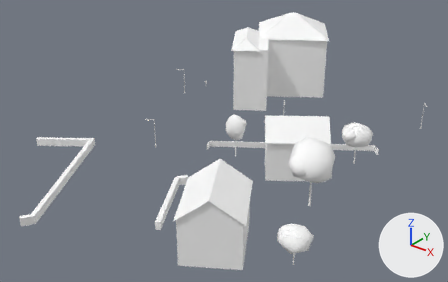
The glTF model cities/arlov-borggatan/pack/tiles/c0_2.glb, before and after one commit.
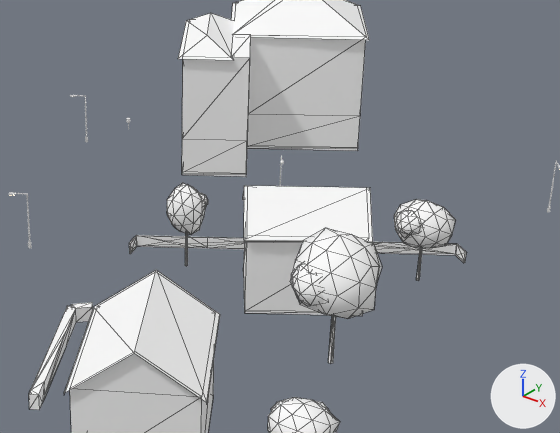
There are two pictures of each version: one whole from a 50 mm lens placed at (94.6, 64.2, 60.7), pointed at (29.5, 145.6, 10.3), one close up on the part from 31% to 95% of the width and 7% to 86% of the height. The lights are fixed; the arrows at lower right show +X, +Y and +Z. The last two pictures show the newer version. The close-ups show mesh edges as thin lines. Where no turn or scale is listed for an object, it has been applied to the vertices. Vertices at exactly the same position are counted once.

Objects in the first close-up: 'SM_Building_w208664708', 'SM_Building_w208664710', 'SM_Building_w208664712', 'SM_Trees_0_2', 'SM_Wall_Fence_0_2', 'SM_Wall_Hedge_0_2' and 1 more.
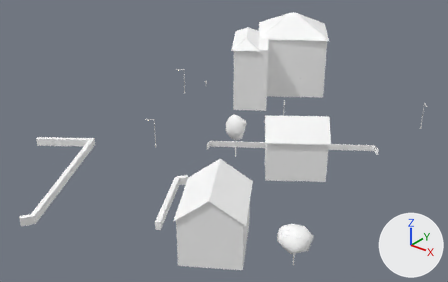
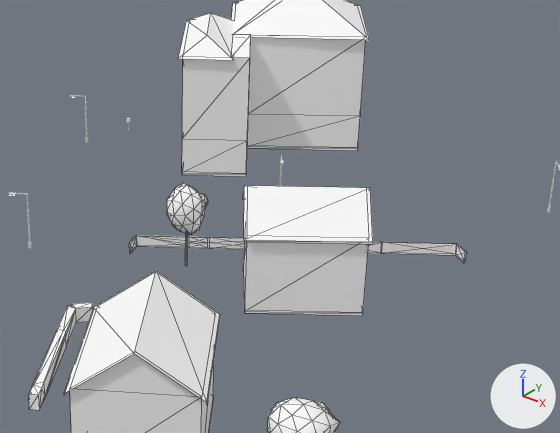
The newer file is also turned or shifted as a whole; pictures and numbers use the older file's frame.

The edits, one by one:
me_sm_trees_0_2 is used by ob_sm_trees_0_2; location (45.46, 141.17, 13.56).
me_sm_trees_0_2 had 552 vertices, 1008 faces and spanned x -15.2..15.2, y -18.8..18.8, z -5.9..5.9.
me_sm_trees_0_2 now has 276 vertices, 504 faces and spans x -15.2..15.2, y -18.8..6.4, z -5.6..2.8.
me_sm_trees_0_2 part 1: 8 loose pieces with 276 vertices, spanning x 2.5..10.0, y -6.2..18.8, z -5.9..5.9, are deleted.
me_sm_wall_fence_0_2 is used by ob_sm_wall_fence_0_2; location (39.08, 154.27, 8.35).
me_sm_wall_fence_0_2 had 45 vertices, 65 faces and spanned x -13.2..13.2, y -10.2..10.2, z -0.8..0.8.
me_sm_wall_fence_0_2 now has 48 vertices, 71 faces and spans x -13.2..13.2, y -10.2..10.2, z -0.8..0.8.
Part 2, on me_sm_wall_fence_0_2:
1 vertex is removed from x 2.4, y 3.2, z 0.3.
23 faces are deleted.
1 vertex moves within x -9.1, y -5.5, z 0.7.
4 vertices are added at (-9.1, -5.4, 0.3), (-7.6, -4.3, 0.1), (-7.4, -4.3, 0.1), (-9.1, -5.5, 0.0).
29 new faces join them.

Pixel boxes (x1, y1, x2, y2) of what changed, in the close-ups (560 x 433 px; the box of a moved part takes in the faces that stretch with it):
'SM_Trees_0_2', reshaped
    before: (167, 183, 456, 433)
    after: (167, 183, 340, 433)
part 1 of me_sm_trees_0_2, deleted
    before: (290, 199, 456, 363)
part 2 of me_sm_wall_fence_0_2, moved or reshaped
    both: (138, 235, 456, 253)
